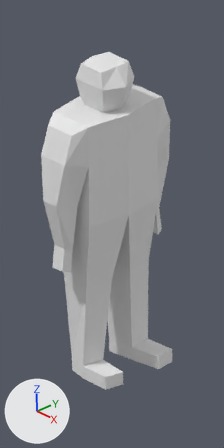
The Blender file assets/creatures/man.blend: old version first, new version second.
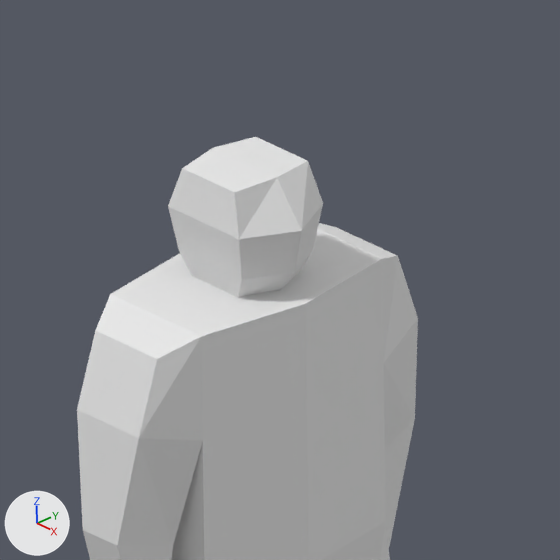
Old and new are each drawn from the file's camera 'Camera' and again close up on the part from 5% to 100% of the width and 0% to 47% of the height. The axes (+X, +Y, +Z) are drawn at lower left. The lights are the same throughout.

Objects in the first close-up: 'man'.
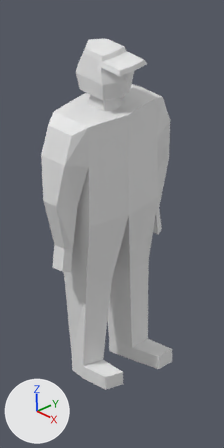
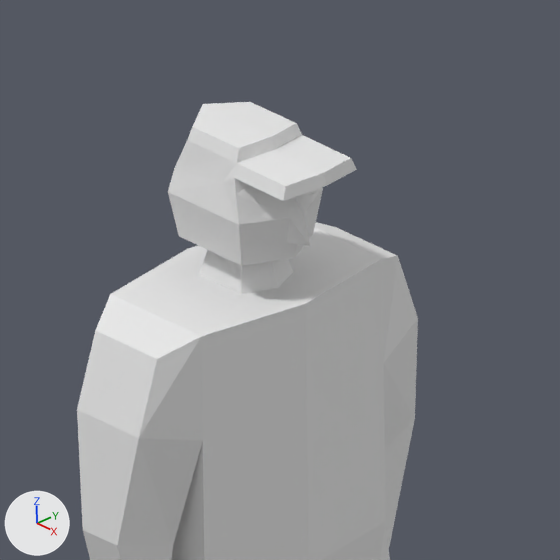
Where the change shows, as pixel boxes (x1, y1, x2, y2) in the close-ups (560 x 560 px):
'man', reshaped: before (77, 137, 418, 560); after (77, 102, 418, 560)
part 1 of me_cube_001, built on: before (111, 137, 382, 336); after (111, 102, 382, 336)

The change in detail:
me_cube_001 is used by ob_man; location (0.03, -0.01, 0.49); scale (0.411, 0.768, 1.17).
me_cube_001 had 122 vertices, 120 faces and spanned x -1.42..1.83, y -1.62..1.67, z -2.46..2.23.
me_cube_001 now has 195 vertices, 186 faces and spans x -1.42..1.83, y -1.62..1.67, z -2.46..2.46.
Part 1, on me_cube_001:
4 vertices are removed from x -0.7..1.11, y -0.38..0.43, z 1.98..2.23.
12 faces are deleted.
20 vertices move from x -1.35..0.95, y -0.44..0.49, z 1.57..2.23 to x -1.35..0.6, y -0.4..0.45, z 1.57..2.06.
64 vertices are added at x -1.3..1.6, y -0.44..0.49, z 1.79..2.46.
5 new vertices lie (1.07, 0.0, 0.0) away from vertices in x 0.42..0.58, y -0.38..0.43, z 2.3..2.37.
70 new faces join them.
